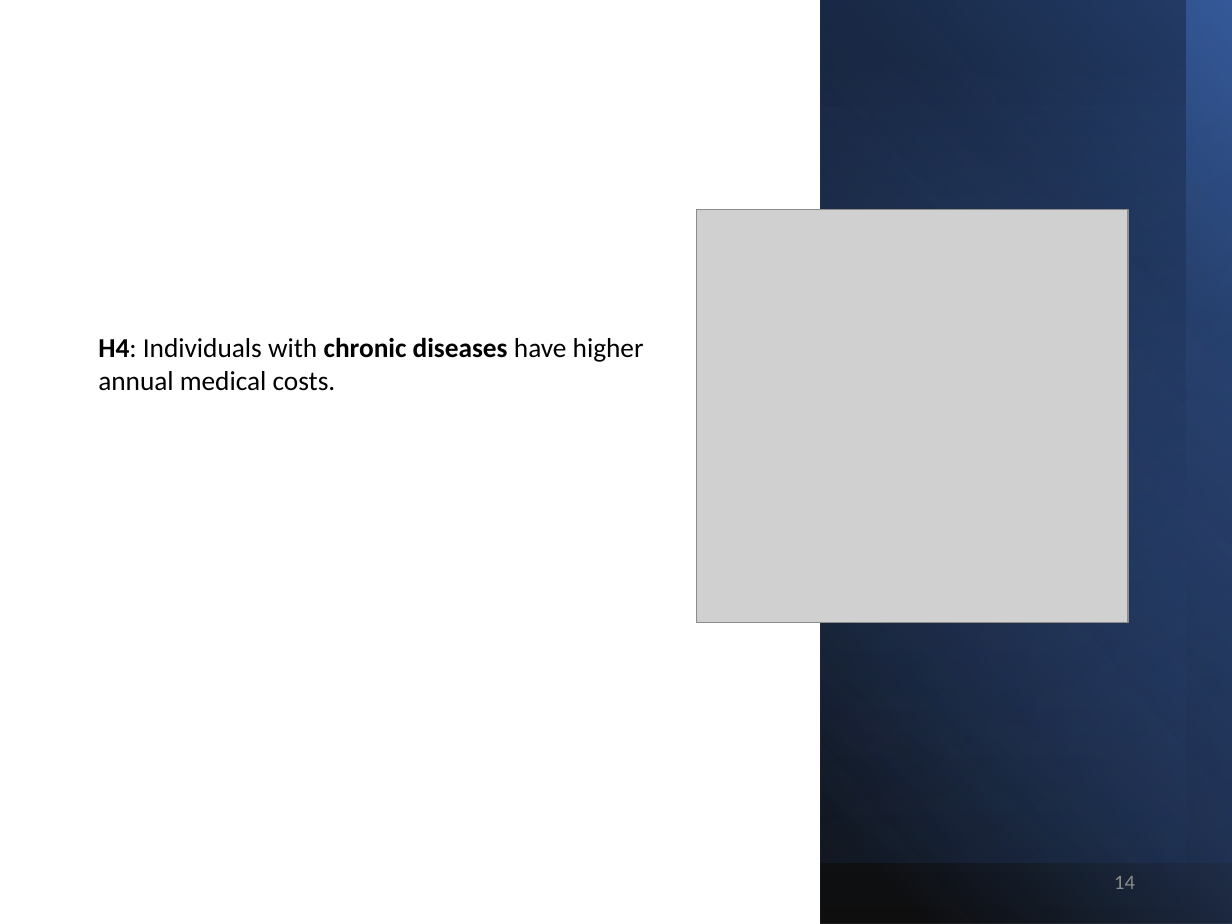
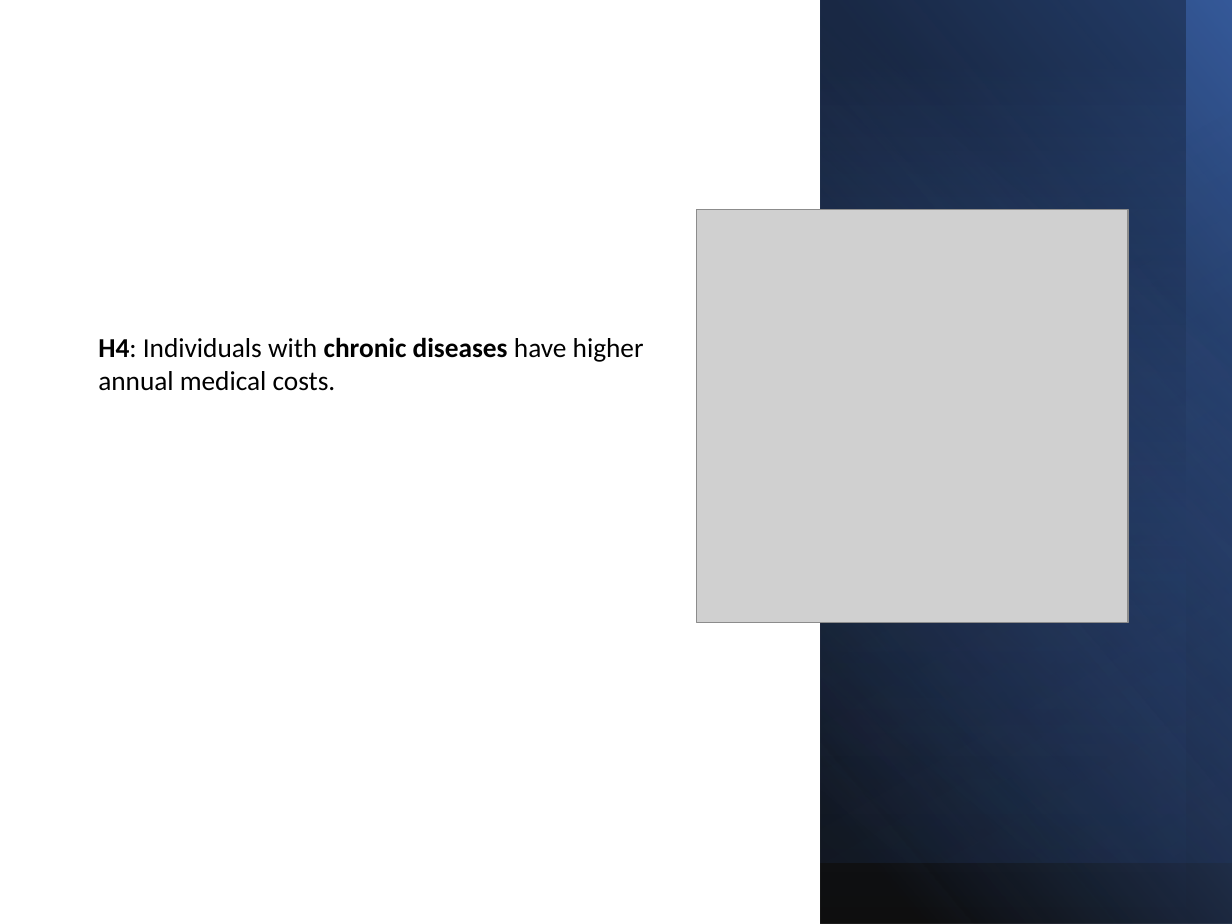
Before and after one commit to Sruthi-t-das/Med_Insurance_Finalproject, a slide deck: slide 15 of Allianz_US_Insurance_Strategy_PPTX.pptx (slide 14 before the commit). Drawn at 1232x924 pixels with LibreOffice and Linux fonts; fonts in the diff are those of the drawing; grey boxes stand for pictures. Boxes give left, top, right and bottom in pixels: in the first picture for what was removed or moved away, otherwise in the second. Text is boxed around its words. In the diff, an @@ line names an element or a change of style, - is before the commit and + after.

```diff
--- a/Allianz_US_Insurance_Strategy_PPTX.pptx
+++ b/Allianz_US_Insurance_Strategy_PPTX.pptx
@@ page number removed at (1114,876,1135,889) @@
-14
```
Also in this commit, not shown: 23 other slides changed, 1 slide added, 5 other files.
